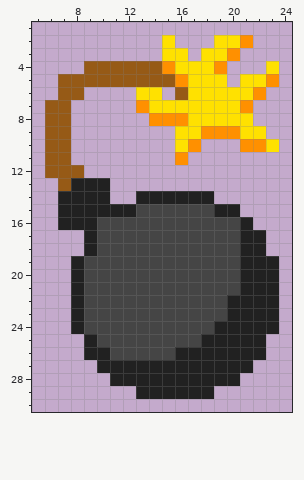
Edited in one commit: pixel-art sprite (res/images/bomb.png). The first picture shows the starting point.
The file is 32x32 pixels. Shown: x 5..24, y 1..30.
After:
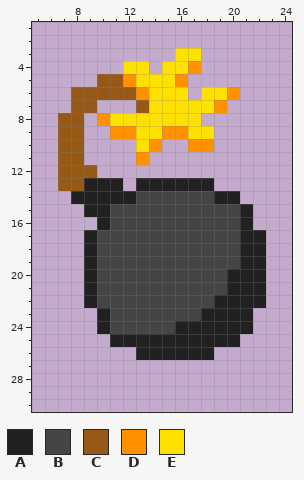
Palette (. is transparent): A #212121  B #454545  C #965a16  D #ff9000  E #ffe100
Change:
y 2: x 15 E -> .; x 19..21 EED -> ...
y 3: x 15 E -> .; x 17..20 .EED -> E...
y 4: x 9..15 CCCCCCD -> ...EE.E; x 17..19 EED -> D..; x 23 E -> .
y 5: x 7..9 CCC -> ...; x 12..15 CCCC -> DEEE; x 17..19 EEE -> ...; x 21..23 EED -> ...
y 6: x 7 C -> .; x 9..13 ....E -> CCCCD; x 15..17 .CE -> EE.; x 20..22 EED -> D..
y 7: x 6..9 CC.. -> ..CC; x 13 D -> C; x 19..21 EED -> D..
y 8: x 6 C -> .; x 8 . -> C; x 10..16 ....DDD -> DEEEEEE; x 18..21 EEEE -> ....
y 9: x 6 C -> .; x 8 . -> C; x 11..16 .....E -> DDEEDD; x 18..22 DDDEE -> E....
y 10: x 6 C -> .; x 8 . -> C; x 13..14 .. -> ED; x 16 E -> .; x 18 . -> D; x 21..23 DDE -> ...
y 11: x 6 C -> .; x 8 . -> C; x 13 . -> D; x 16 D -> .
y 12: x 6 C -> .; x 9 . -> C
y 13: x 8 A -> C; x 11 . -> A; x 13..18 ...... -> AAAAAA
y 14: x 7 A -> .; x 11..20 ..AAAAAA.. -> AABBBBBBAA
y 15: x 7..8 AA -> ..; x 11..12 AA -> BB; x 19..21 AA. -> BBA
y 16: x 7..10 AAAB -> ...A
y 19: x 8..9 AB -> .A; x 23 A -> .
y 20..21: x 8..9 AB -> .A; x 20 B -> A; x 23 A -> .
y 22: x 8..9 AB -> .A; x 19 B -> A; x 23 A -> .
y 23: x 8..10 ABB -> ..A; x 18..19 BB -> AA; x 22..23 AA -> ..
y 24: x 8..10 ABB -> ..A; x 16..18 BBB -> AAA; x 22..23 AA -> ..
y 25: x 9..17 ABBBBBBBB -> ..AAAAAAA; x 21..22 AA -> ..
y 26: x 9..15 AABBBBB -> ....AAA; x 19..22 AAAA -> ....
y 27: x 10..21 AAAAAAAAAAAA -> ............
y 28: x 11..20 AAAAAAAAAA -> ..........
y 29: x 13..18 AAAAAA -> ......
Boxes around the changes in both pictures, in picture pixels (x1, y1, x2, y2):
changed: (45, 35, 279, 399)
